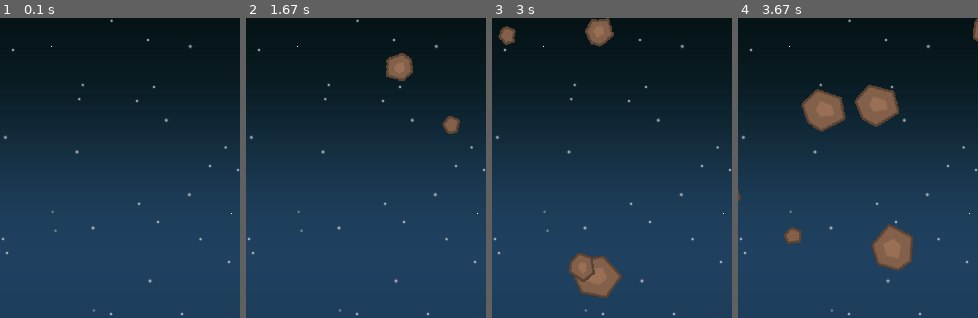
Above: before the commit, frames 1-4 (left to right).
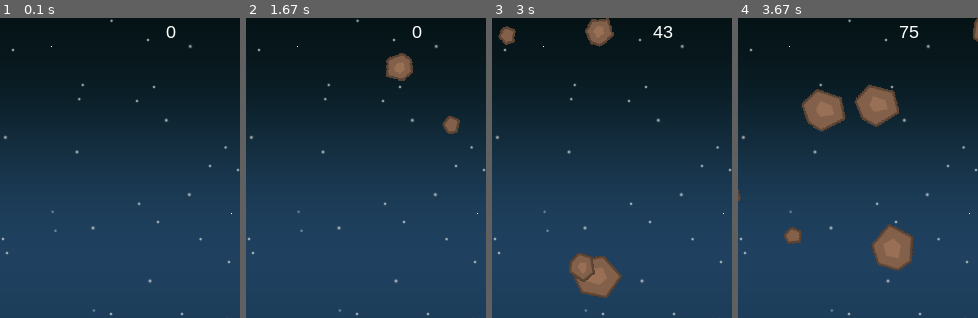
Above: after the commit, the same moments.

Repository: woodko/pygame
Game: pygame game, started from pygame_lesson.py
Two runs of this game, one before a commit and one after it. Both use one fixed random seed, a clock stepped at 60 frames per second and the inputs below.
Inputs:
- Up to frame 1 (0.1 s): no input
- Up to frame 2 (1.67 s): hold Right 0.33-0.8 s; hold Right 0.83-1.3 s; tap Space at 0.9, 1.2 s
- Up to frame 3 (3 s): hold Left 1.9-2.3 s; tap Space at 1.97, 2.27 s
- Up to frame 4 (3.67 s): hold Left 3-3.47 s; tap Space at 3.07, 3.37, 3.57 s; hold Right from 3.5 s (still down)
The pictures show only the part of the screen within x 14-64%, y 1-51%; the shares and areas given below are measured in that part.

The runs differ from the first frame. In frame 1, less than 0.1% of the frame differs, in the area x 69-74%, y 2-7%; in frame 2, less than 0.1%; in frame 3, 0.2%, in the area x 67-76%, y 2-7%; in frame 4, 0.1%.

Commit message:
Добавлен счет

Diff:
--- a/pygame_lesson.py
+++ b/pygame_lesson.py
@@ -2,7 +2,7 @@
 import random
 from os import path
 
-img_dir = path.join(path.dirname(__file__), 'img')
+img_dir = path.join(path.dirname(__file__), "img")
 
 
 width = 480
@@ -28,13 +28,13 @@
 class Player(pygame.sprite.Sprite):
     def __init__(self):
         pygame.sprite.Sprite.__init__(self)
-#         self.image = pygame.Surface((50, 40))
-#         self.image.fill(green)
+        #         self.image = pygame.Surface((50, 40))
+        #         self.image.fill(green)
         self.image = pygame.transform.scale(player_img, (50, 38))
         self.image.set_colorkey(black)
         self.rect = self.image.get_rect()
         self.radius = 20
-#         pygame.draw.circle(self.image, red, self.rect.center, self.radius)
+        #         pygame.draw.circle(self.image, red, self.rect.center, self.radius)
         self.rect.centerx = width / 2
         self.rect.centery = height - 30
         self.speedx = 0
@@ -58,19 +58,20 @@
         all_sprites.add(bullet)
         bullets.add(bullet)
 
+
 # Моб
 class Mob(pygame.sprite.Sprite):
     def __init__(self):
         pygame.sprite.Sprite.__init__(self)
-#         self.image = pygame.Surface((30, 40))
-#         self.image.fill(red)
-#         self.image_orig = meteor_img
+        #         self.image = pygame.Surface((30, 40))
+        #         self.image.fill(red)
+        #         self.image_orig = meteor_img
         self.image_orig = random.choice(meteor_images)
         self.image_orig.set_colorkey(black)
         self.image = self.image_orig.copy()
         self.rect = self.image.get_rect()
-        self.radius = int(self.rect.width * .85 / 2)
-#         pygame.draw.circle(self.image, red, self.rect.center, self.radius)
+        self.radius = int(self.rect.width * 0.85 / 2)
+        #         pygame.draw.circle(self.image, red, self.rect.center, self.radius)
         self.rect.x = random.randrange(width - self.rect.width)
         self.rect.y = random.randrange(-100, -40)
         self.speedy = random.randrange(1, 8)
@@ -83,11 +84,16 @@
         self.rotate()
         self.rect.x += self.speedx
         self.rect.y += self.speedy
-        if self.rect.top > height + 10 or self.rect.left < -25 or self.rect.right > width + 20:
+        if (
+            self.rect.top > height + 10
+            or self.rect.left < -25
+            or self.rect.right > width + 20
+        ):
             self.rect.x = random.randrange(width - self.rect.width)
             self.rect.y = random.randrange(-100, 40)
             self.speedy = random.randrange(1, 8)
             # Вращение спрайтов
+
     def rotate(self):
         now = pygame.time.get_ticks()
         if now - self.last_update > 50:
@@ -96,7 +102,7 @@
             self.image = pygame.transform.rotate(self.image_orig, self.rot)
             # Центр прямоугольника для ровного вращения
             old_center = self.rect.center
-          #  self.image = new_image
+            #  self.image = new_image
             self.rect = self.image.get_rect()
             self.rect.center = old_center
 
@@ -105,14 +111,15 @@
 class Bullet(pygame.sprite.Sprite):
     def __init__(self, x, y):
         pygame.sprite.Sprite.__init__(self)
-#         self.image = pygame.Surface((10, 20))
-#         self.image.fill(yellow)
+        #         self.image = pygame.Surface((10, 20))
+        #         self.image.fill(yellow)
         self.image = bullet_img
         self.image.set_colorkey(black)
         self.rect = self.image.get_rect()
         self.rect.bottom = y
         self.rect.centerx = x
         self.speedy = -10
+
     def update(self):
         self.rect.y += self.speedy
         # убить, если он заходит за верхнюю часть экрана
@@ -121,17 +128,23 @@
 
 
 # Загрузка всей игровой графики
-background = pygame.image.load(path.join(img_dir, 'starfield.png')).convert()
+background = pygame.image.load(path.join(img_dir, "starfield.png")).convert()
 background_rect = background.get_rect()
-player_img = pygame.image.load(path.join(img_dir, 'playerShip1_orange.png')).convert()
-#meteor_img = pygame.image.load(path.join(img_dir, 'meteorBrown_med1.png')).convert()
+player_img = pygame.image.load(path.join(img_dir, "playerShip1_orange.png")).convert()
+# meteor_img = pygame.image.load(path.join(img_dir, 'meteorBrown_med1.png')).convert()
 meteor_images = []
-meteor_list = ['meteorBrown_big1.png', 'meteorBrown_med1.png', 'meteorBrown_med3.png', 'meteorBrown_small1.png',
-               'meteorBrown_small2.png', 'meteorBrown_tiny1.png']
+meteor_list = [
+    "meteorBrown_big1.png",
+    "meteorBrown_med1.png",
+    "meteorBrown_med3.png",
+    "meteorBrown_small1.png",
+    "meteorBrown_small2.png",
+    "meteorBrown_tiny1.png",
+]
 for img in meteor_list:
     meteor_images.append(pygame.image.load(path.join(img_dir, img)).convert())
 
-bullet_img = pygame.image.load(path.join(img_dir, 'laserRed16.png')).convert()
+bullet_img = pygame.image.load(path.join(img_dir, "laserRed16.png")).convert()
 
 
 all_sprites = pygame.sprite.Group()
@@ -144,6 +157,19 @@
     m = Mob()
     all_sprites.add(m)
     mobs.add(m)
+
+score = 0
+
+font_name = pygame.font.match_font("arial")
+
+
+def draw_text(surf, text, size, x, y):
+    font = pygame.font.Font(font_name, size)
+    text_surface = font.render(text, True, white)
+    text_rect = text_surface.get_rect()
+    text_rect.midtop = (x, y)
+    surf.blit(text_surface, text_rect)
+
 
 # Цикл игры
 running = True
@@ -156,29 +182,31 @@
             if event.key == pygame.K_SPACE:
                 player.shoot()
 
-
     # Обновление
     all_sprites.update()
 
     # Проверка - попадание в моба
     hits = pygame.sprite.groupcollide(mobs, bullets, True, True)
     for hit in hits:
+        score += 50 - hit.radius
         m = Mob()
         all_sprites.add(m)
         mobs.add(m)
 
     # Проверка - не ударил ли моб игрока
-    hits = pygame.sprite.spritecollide(player, mobs, False, pygame.sprite.collide_circle)
+    hits = pygame.sprite.spritecollide(
+        player, mobs, False, pygame.sprite.collide_circle
+    )
     if hits:
         running = False
-
-
-
 
     # Рендеринг
     screen.fill(blue)
     screen.blit(background, background_rect)
     all_sprites.draw(screen)
+    draw_text(screen, str(score), 18, width / 2, 10)
+
+    # После отрисовки всего переворачиваем экран
     pygame.display.flip()
 
 
